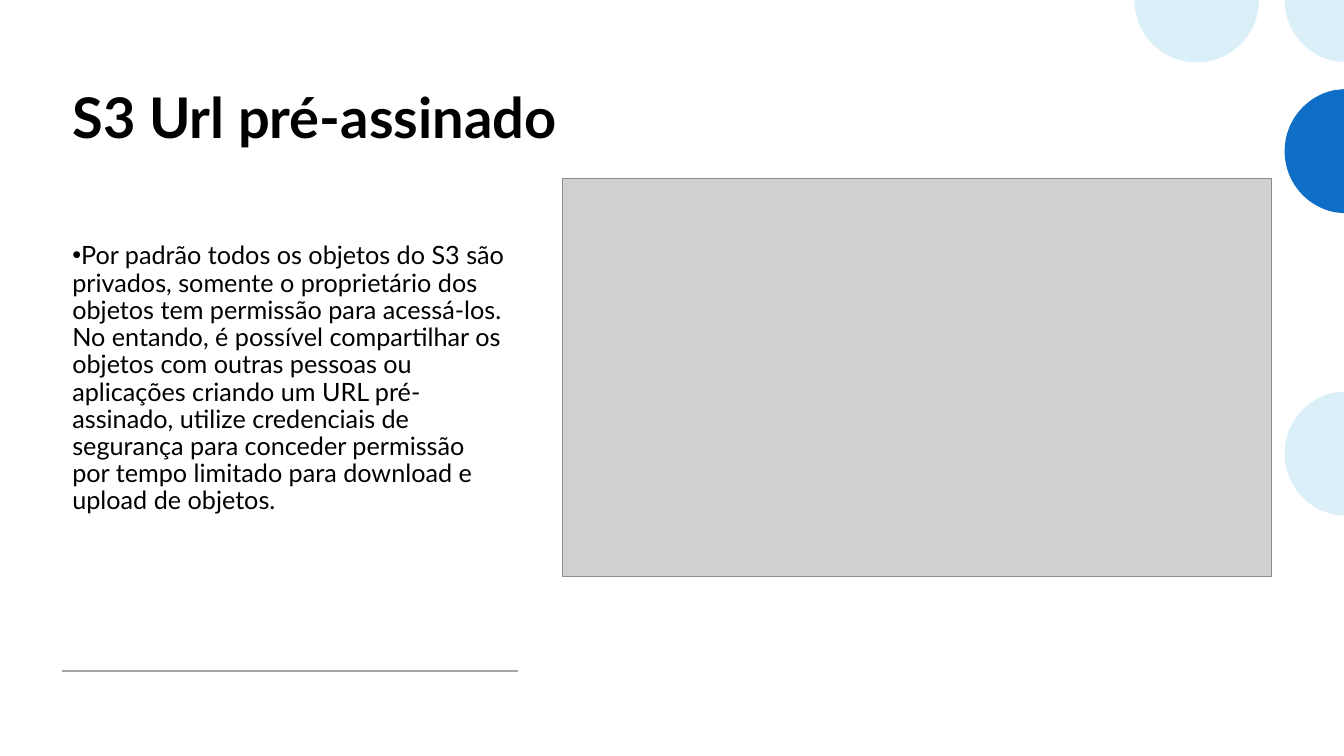
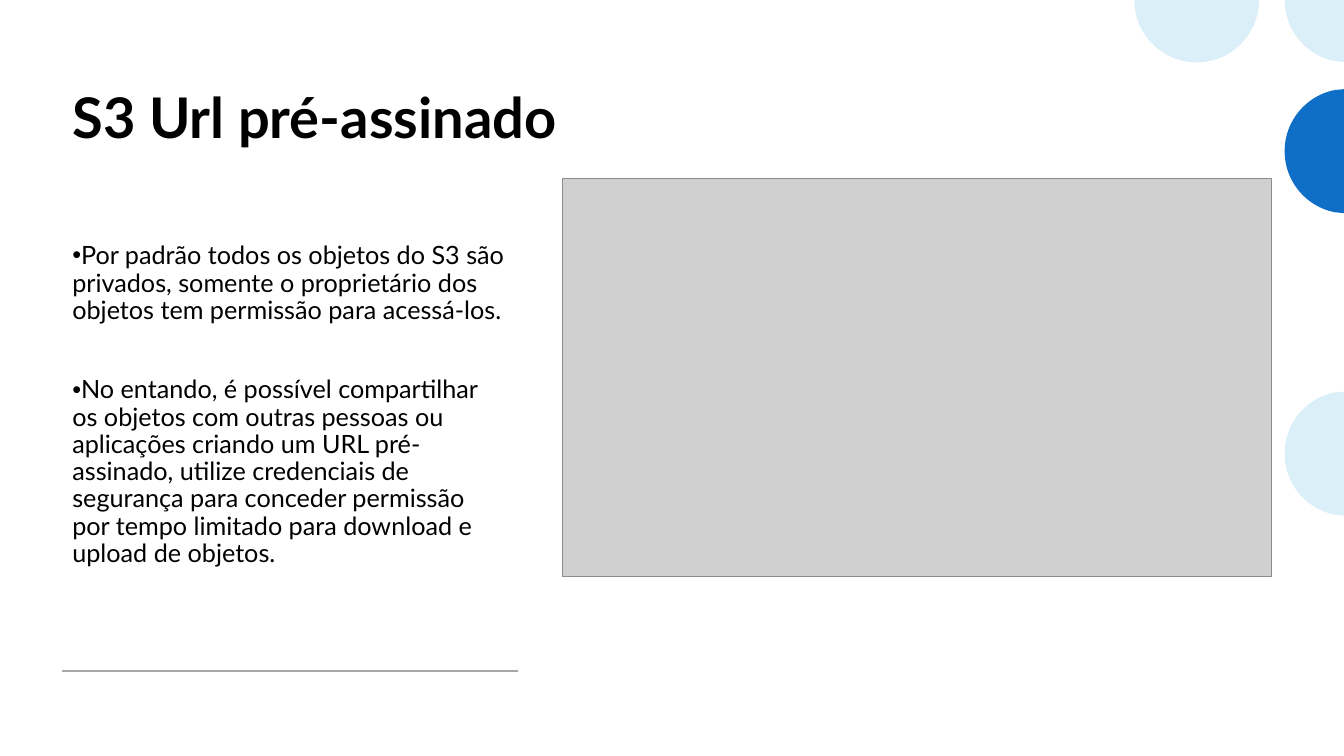
Before and after one commit to alanmourad/docs-aws, a slide deck: slide 37 of aws_work3_s3.pptx (slide 32 before the commit). Drawn at 1344x756 pixels with LibreOffice and Linux fonts; fonts in the diff are those of the drawing; grey boxes stand for pictures. Boxes give left, top, right and bottom in pixels: in the first picture for what was removed or moved away, otherwise in the second. Text is boxed around its words. In the diff, an @@ line names an element or a change of style, - is before the commit and + after.

```diff
--- a/aws_work3_s3.pptx
+++ b/aws_work3_s3.pptx
@@ text at [72,245,504,566]: text changed @@
-• Por padrão todos os objetos do S3 são privados, somente o proprietário dos objetos tem permissão para acessá-los. No entando, é possível compartilhar os objetos com outras pessoas ou aplicações criando um URL pré-assinado, utilize credenciais de segurança para conceder permissão por tempo limitado para download e upload de objetos.
+• Por padrão todos os objetos do S3 são privados, somente o proprietário dos objetos tem permissão para acessá-los.
+• No entando, é possível compartilhar os objetos com outras pessoas ou aplicações criando um URL pré-assinado, utilize credenciais de segurança para conceder permissão por tempo limitado para download e upload de objetos.
```
Also in this commit, not shown: 12 other slides changed, 5 slides added.
